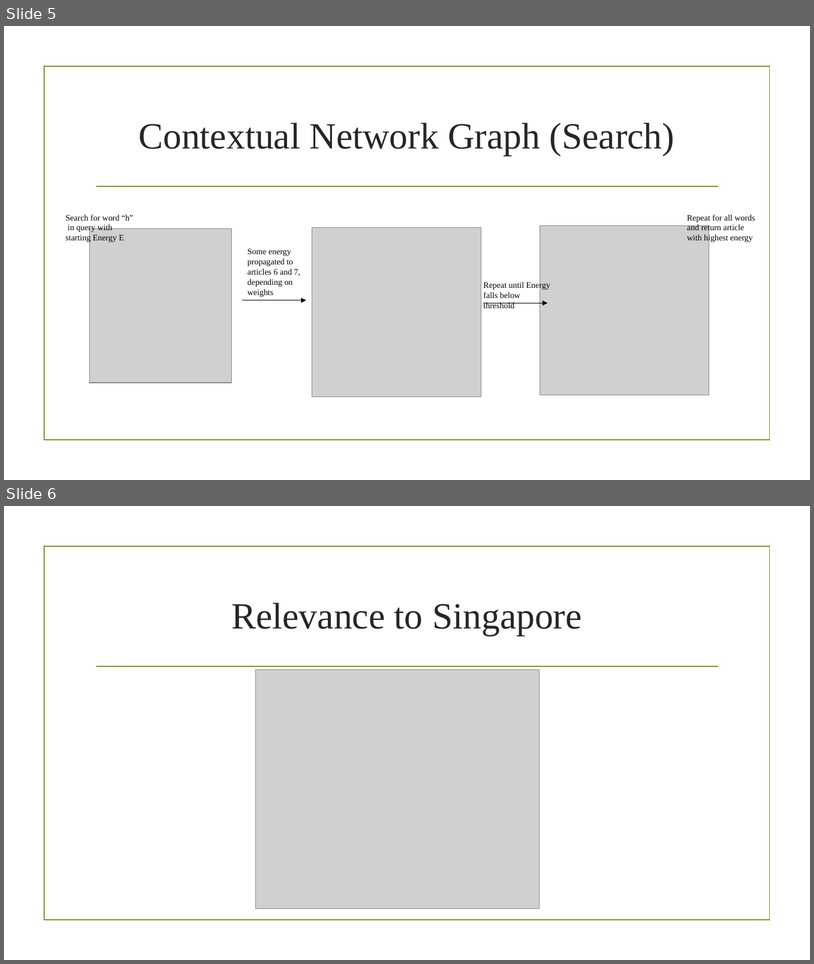
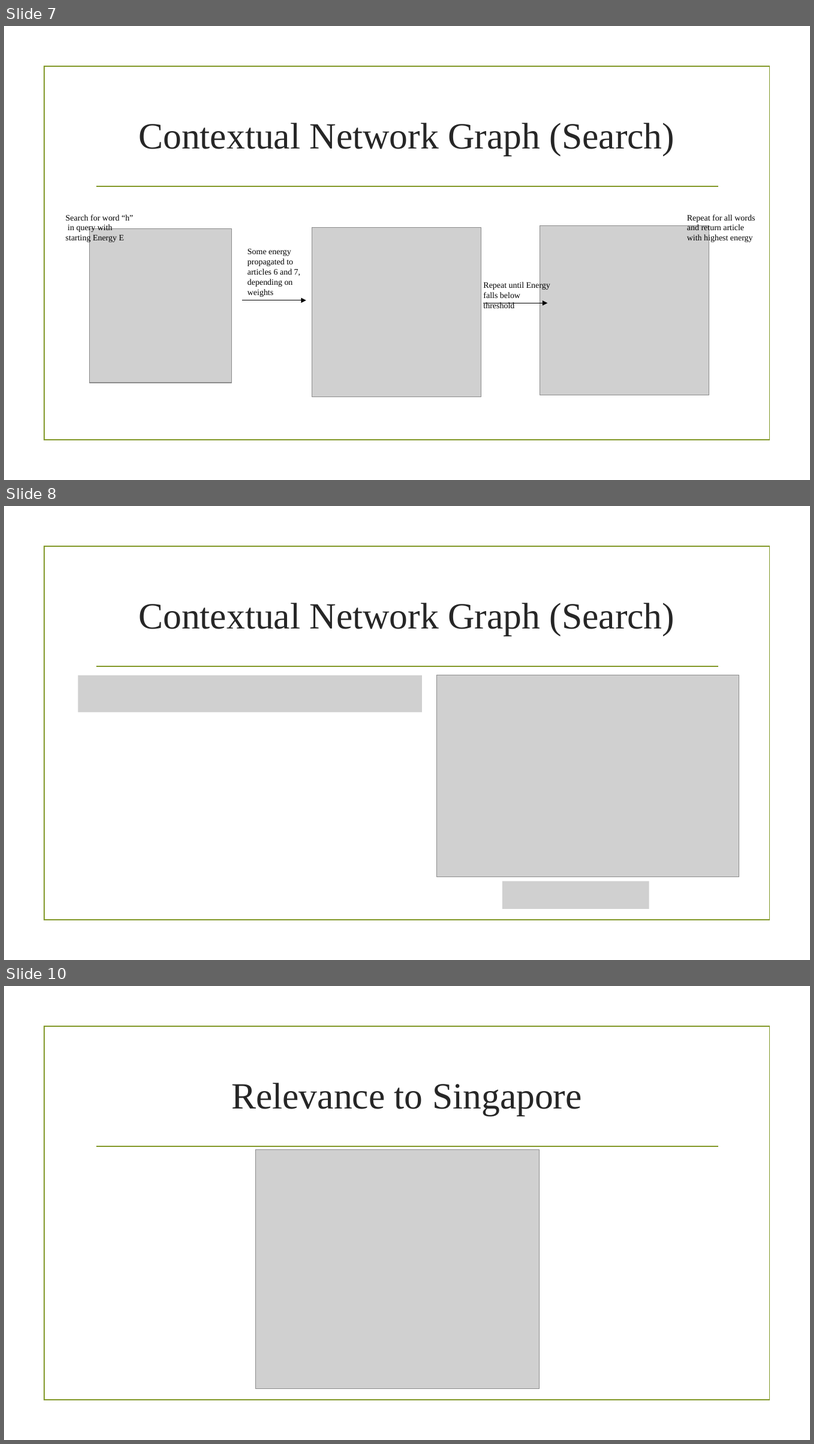
Before and after one commit to FrederickBernkastel/Ruffles, a slide deck: Presentation Data/Presentation.pptx. Shown one above the other, each under a label of ours: slides 5 and 6 before the commit, slides 7, 8 and 10 after it; the slides between them are not shown. The pictures are 814x964 and 814x1444 pixels, drawn with LibreOffice and Linux fonts; fonts in the diff are those of the drawing; grey boxes stand for pictures; background and template pictures are left out. Boxes give left, top, right and bottom in pixels: in the first picture for what was removed or moved away, otherwise in the second. Text is boxed around its words. In the diff, an @@ line names an element or a change of style, - is before the commit and + after.

```diff
--- a/Presentation Data/Presentation.pptx
+++ b/Presentation Data/Presentation.pptx
@@ slide 8 added at bbox=[4, 506, 810, 960], background picture (left out); not listed: 2 template elements that a slide beside it also shows @@
@@ title added at bbox=[138, 603, 675, 636], 44 pt, text #262626 @@
+Contextual Network Graph (Search)
@@ picture added at bbox=[78, 675, 423, 712] @@
@@ picture added at bbox=[437, 675, 740, 877] @@
@@ picture added at bbox=[503, 881, 650, 909] @@
@@ what was slide 5 is now slide 7 @@
@@ what was slide 6 is now slide 10 @@
```
Also in this commit, not shown: 4 other slides added, 1 slide removed, 1 other file.
